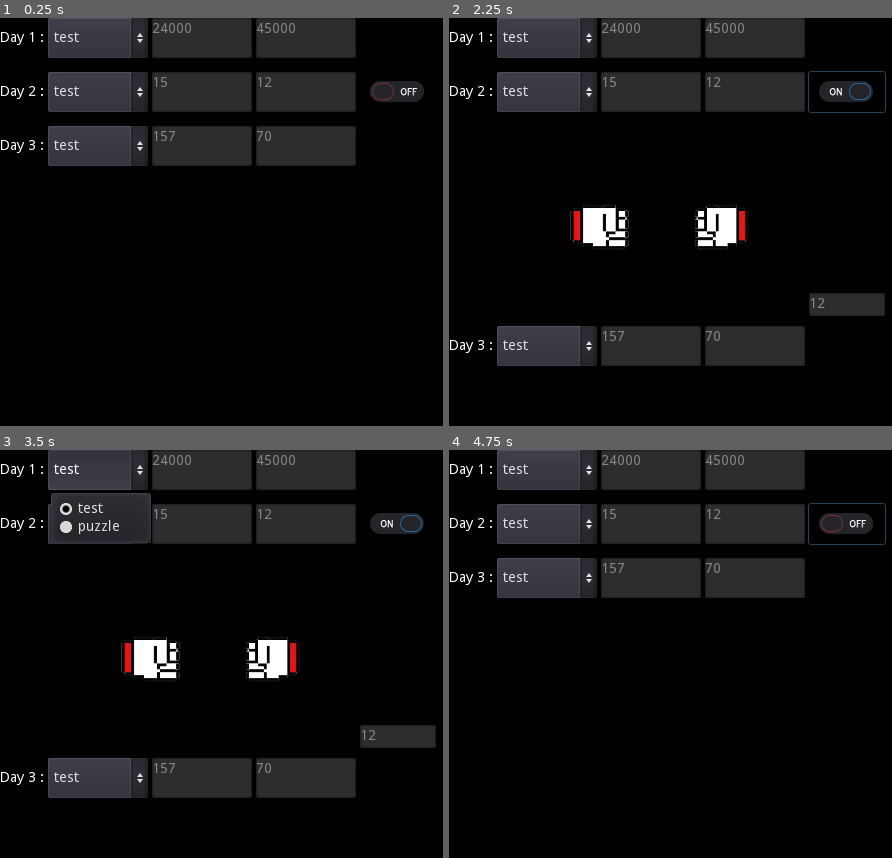
Above: before the commit, frames 1-4 (two rows, left to right).
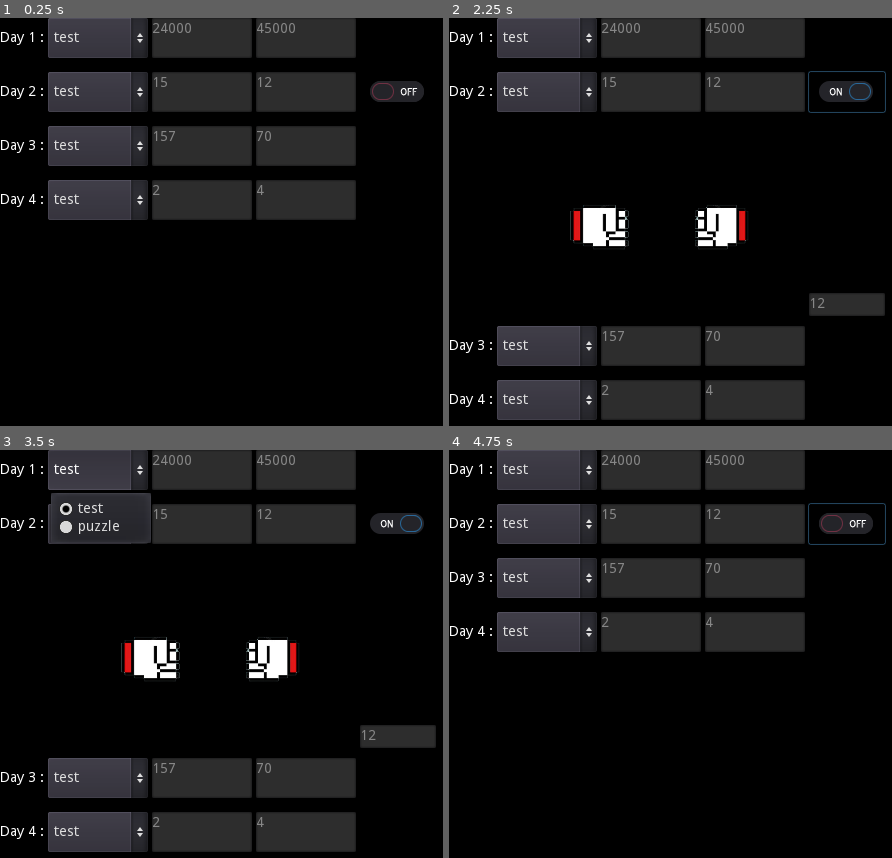
Above: after the commit, the same moments.

Repository: MelanieGEFFRE/AdventOfCode2022
Game: Godot game, scene res://Main.tscn
Same seed, same stepped clock (60 frames per second), same inputs: the game is played once before the commit and once after it.
Inputs (mouse positions are in pixels of both pictures, inside the frame that each line leads up to):
- Up to frame 1 (0.25 s): no input
- Up to frame 2 (2.25 s): click "test" at 0.5 s; click (847, 91) at 1.25 s; click (847, 91) at 2 s
- Up to frame 3 (3.5 s): click "test" at 2.75 s
- Up to frame 4 (4.75 s): click "test" at 3.5 s; click (847, 523) at 4.25 s

The runs differ from the first frame. In frame 1, 6.7% of the frame differs, in the area x 0-81%, y 39-50%; in frame 2, 6.7%; in frame 3, 6.7%; in frame 4, 6.7%.

Commit message:
day 4

Diff:
--- a/project/Main.tscn
+++ b/project/Main.tscn
@@ -1,8 +1,9 @@
-[gd_scene load_steps=4 format=2]
+[gd_scene load_steps=5 format=2]
 
 [ext_resource path="res://day1/day1.tscn" type="PackedScene" id=1]
 [ext_resource path="res://day2/day2.tscn" type="PackedScene" id=2]
 [ext_resource path="res://day3/day3.tscn" type="PackedScene" id=3]
+[ext_resource path="res://day4/day4.tscn" type="PackedScene" id=4]
 
 [node name="Node" type="Node"]
 
@@ -16,7 +17,7 @@
 anchor_bottom = 1.0
 
 [node name="VBoxContainer" type="VBoxContainer" parent="ScrollContainer"]
-margin_bottom = 158.0
+margin_bottom = 212.0
 
 [node name="day1" parent="ScrollContainer/VBoxContainer" instance=ExtResource( 1 )]
 anchor_right = 0.0
@@ -34,3 +35,9 @@
 anchor_bottom = 0.0
 margin_top = 108.0
 margin_bottom = 158.0
+
+[node name="day4" parent="ScrollContainer/VBoxContainer" instance=ExtResource( 4 )]
+anchor_right = 0.0
+anchor_bottom = 0.0
+margin_top = 162.0
+margin_bottom = 212.0
--- /dev/null
+++ b/project/day4/day4.gd
@@ -0,0 +1,39 @@
+extends Node
+
+
+# Declare member variables here. Examples:
+# var a = 2
+# var b = "text"
+
+# Called when the node enters the scene tree for the first time.
+func _ready():
+	$HBoxContainer/OptionButton.add_item("test", 0)
+	$HBoxContainer/OptionButton.add_item("puzzle", 1)
+
+	$HBoxContainer/OptionButton.connect("item_selected", self, "_process_with_input")
+
+	_process_with_input(0)
+
+func _process_with_input(index):
+	var input_file = File.new()
+	input_file.open("res://input/4/"+$HBoxContainer/OptionButton.get_item_text(index)+".txt", File.READ)
+
+	var nbFullOverlap = 0
+	var nbOverlap = 0
+
+	for line in input_file.get_as_text().split("\n"):
+		var areasCOvered = line.split(",")
+		var start1 = int(areasCOvered[0].split("-")[0])
+		var end1 = int(areasCOvered[0].split("-")[1])
+		var start2 = int(areasCOvered[1].split("-")[0])
+		var end2 = int(areasCOvered[1].split("-")[1])
+
+		if (start1 <= start2 && end1 >= end2) || (start2 <= start1 && end2 >= end1):
+			nbFullOverlap += 1
+
+		if (start1 >= start2 && start1 <= end2) || (end1 >= start2 && end1 <= end2) || (start1 <= start2 && end1 >= end2) || (start2 <= start1 && end2 >= end1):
+			print(str(start1, ", ", end1, " - ", start2, ", ", end2))
+			nbOverlap += 1
+
+	$HBoxContainer/puzzle_1.text = str(nbFullOverlap)
+	$HBoxContainer/puzzle_2.text = str(nbOverlap)
--- /dev/null
+++ b/project/day4/day4.tscn
@@ -0,0 +1,41 @@
+[gd_scene load_steps=2 format=2]
+
+[ext_resource path="res://day4/day4.gd" type="Script" id=1]
+
+[node name="Node" type="Control"]
+anchor_right = 1.0
+anchor_bottom = 1.0
+rect_min_size = Vector2( 0, 50 )
+script = ExtResource( 1 )
+
+[node name="HBoxContainer" type="HBoxContainer" parent="."]
+margin_right = 356.0
+margin_bottom = 40.0
+
+[node name="Label" type="Label" parent="HBoxContainer"]
+margin_top = 13.0
+margin_right = 44.0
+margin_bottom = 27.0
+text = "Day 4 :"
+
+[node name="OptionButton" type="OptionButton" parent="HBoxContainer"]
+margin_left = 48.0
+margin_right = 148.0
+margin_bottom = 40.0
+rect_min_size = Vector2( 100, 0 )
+
+[node name="puzzle_1" type="TextEdit" parent="HBoxContainer"]
+margin_left = 152.0
+margin_right = 252.0
+margin_bottom = 40.0
+rect_min_size = Vector2( 100, 0 )
+text = "Test"
+readonly = true
+
+[node name="puzzle_2" type="TextEdit" parent="HBoxContainer"]
+margin_left = 256.0
+margin_right = 356.0
+margin_bottom = 40.0
+rect_min_size = Vector2( 100, 0 )
+text = "Test"
+readonly = true
Not shown, added: project/input/4/puzzle.txt
Not shown, added: project/input/4/test.txt
